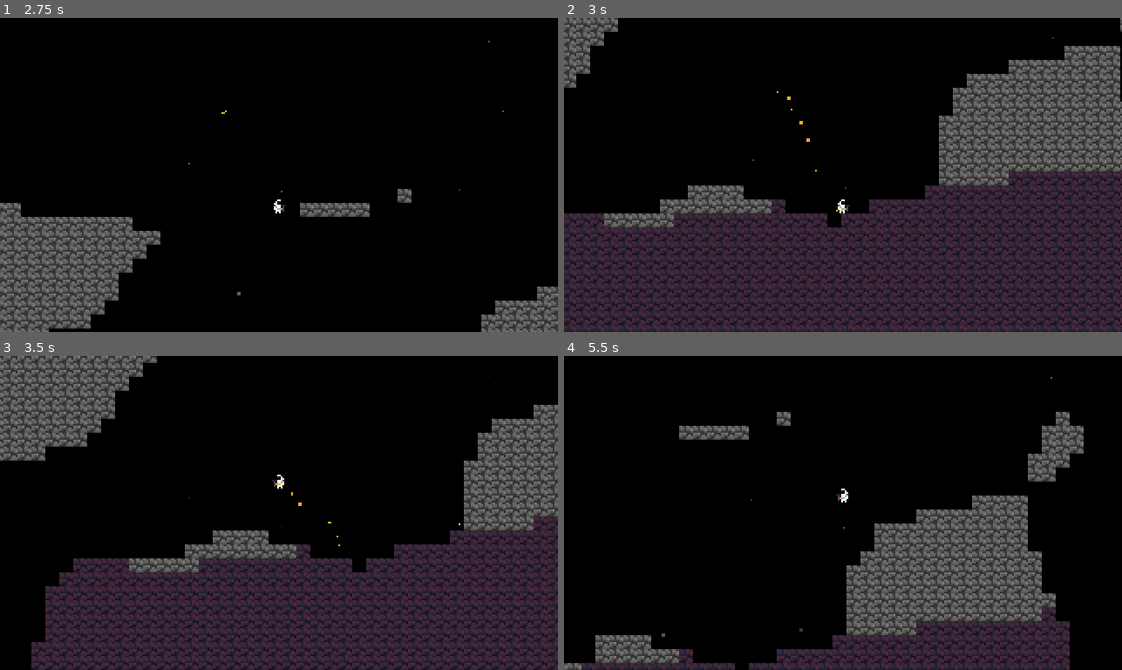
Above: before the commit, frames 1-4 (two rows, left to right).
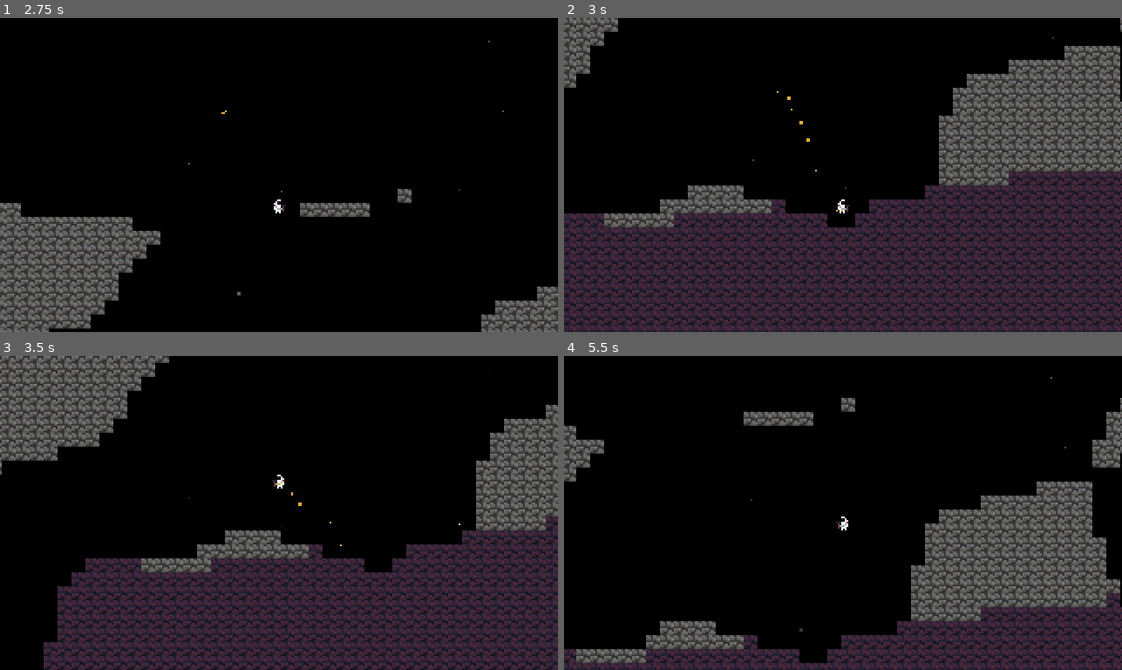
Above: after the commit, the same moments.

Repository: Larrycoder12/THM_Prod
Game: Godot game, scene res://scenes/main_menu.tscn
The game is run twice, just before and just after one commit, with the same random seed, the same clock (stepped at 60 frames per second) and the same inputs.
Inputs (mouse positions are in pixels of both pictures, inside the frame that each line leads up to):
- Up to frame 1 (2.75 s): click (279, 131) at 0.5 s; tap Enter at 1.25 s; hold W (up) 1.28-2.03 s; hold Right (right) from 1.28 s (still down); tap Space (dash) at 2.1 s; tap W (up) at 2.27, 2.3, 2.57 s
- Up to frame 2 (3 s): release Right (right) at 2.78 s; hold A (left) from 2.78 s (still down); hold W (up) from 2.78 s (still down)
- Up to frame 3 (3.5 s): keep holding A (left); keep holding W (up)
- Up to frame 4 (5.5 s): release A (left) at 3.53 s; release W (up) at 3.53 s; hold Right (right) 3.53-5.03 s; tap Space (dash) at 3.6, 5.1 s; tap W (up) at 3.77, 3.8, 4.07, 5.27, 5.3 s; hold W (up) 4.28-5.03 s; hold A (left) from 5.03 s (still down)

Frame 1 is identical in both runs. In frame 2, 0.1% of the frame differs, in the area x 49-53%, y 62-67%; in frame 3, 16%; in frame 4, 25%, in the area x 0-100%, y 13-100%.

Commit message:
Created a graph system for mooncoin price

Diff:
--- a/scenes/player.tscn
+++ b/scenes/player.tscn
@@ -9,13 +9,14 @@
 height = 6.0
 
 [node name="Player" type="CharacterBody2D" unique_id=1009281542]
+position = Vector2(1, 0)
 script = ExtResource("1_3vyb7")
 
 [node name="Sprite2D" type="Sprite2D" parent="." unique_id=2132758109]
 texture = ExtResource("2_g2els")
 
 [node name="CollisionShape2D" type="CollisionShape2D" parent="." unique_id=259260269]
-position = Vector2(-1, 1)
+position = Vector2(0, 1)
 shape = SubResource("CapsuleShape2D_qhqgy")
 
 [node name="Camera2D" type="Camera2D" parent="." unique_id=966553553]
--- /dev/null
+++ b/scenes/sell_graph.tscn
@@ -0,0 +1,28 @@
+[gd_scene format=3 uid="uid://dkm4sud7pw8px"]
+
+[ext_resource type="Script" uid="uid://cbw1n3djcleha" path="res://scripts/sell_graph.gd" id="1_k1f6m"]
+
+[sub_resource type="ImageTexture" id="ImageTexture_6srsf"]
+
+[node name="Sell_graph" type="Control" unique_id=1532483878]
+layout_mode = 3
+anchors_preset = 15
+anchor_right = 1.0
+anchor_bottom = 1.0
+grow_horizontal = 2
+grow_vertical = 2
+script = ExtResource("1_k1f6m")
+
+[node name="VBoxContainer" type="VBoxContainer" parent="." unique_id=378356557]
+layout_mode = 1
+anchors_preset = -1
+anchor_right = 0.125
+anchor_bottom = 0.22200002
+offset_right = 88.0
+offset_bottom = 88.03999
+
+[node name="TextureRect" type="TextureRect" parent="VBoxContainer" unique_id=1978081090]
+texture_filter = 1
+layout_mode = 2
+texture = SubResource("ImageTexture_6srsf")
+expand_mode = 4
--- a/scenes/selling_minigame.tscn
+++ b/scenes/selling_minigame.tscn
@@ -1,4 +1,3 @@
 [gd_scene format=3 uid="uid://b37gs8mlc3yn8"]
 
-[node name="Node2D" type="Node2D" unique_id=302576955]
-position = Vector2(-1, 0)
+[node name="selling_minigame" type="Node2D" unique_id=1027780670]
--- /dev/null
+++ b/scripts/sell_graph.gd
@@ -0,0 +1,126 @@
+extends Control
+
+const W := 32
+const H := 32
+
+@onready var graph_rect: TextureRect = $VBoxContainer/TextureRect
+
+var img: Image
+var tex: ImageTexture
+
+var rng = RandomNumberGenerator.new()
+
+# Called when the node enters the scene tree for the first time.
+
+func reveal_columns():
+	var prices = generate_prices_mooncoin(12)
+	var matrix = make_zero_matrix()
+
+	var prev = prices[0]
+	for i in range(W):
+		var col = generate_column(prices[i], prev)
+		matrix[i] = col
+
+		set_from_matrix(matrix)
+
+		prev = prices[i]
+		await get_tree().create_timer(0.5).timeout
+
+func _ready() -> void:
+	img = Image.create(W, H, false, Image.FORMAT_RGBA8)
+	img.fill(Color(0, 0, 0))
+
+	tex = ImageTexture.create_from_image(img)
+
+
+
+	graph_rect.texture = tex
+
+	await reveal_columns()
+
+	#var prices = generate_prices(4)
+	#var matrix = generate_matrix(prices)
+	#set_from_matrix(matrix)
+
+
+func set_from_matrix(matrix: Array):
+	img.fill(Color(0, 0, 0))
+
+	# the matrix is read sideways because it's built columns at a time
+	for i in range(H):
+		var col = matrix[i]
+		for j in range(W):
+			var r := float(col[j][0])
+			var g := float(col[j][1])
+			var b := float(col[j][2])
+
+			#r = clamp(r, 0.0, 1.0)
+			var c := Color(r, g, b, 1.0)
+
+			img.set_pixel(i, W - 1- j, c)
+
+	tex.update(img)
+
+func generate_prices_mooncoin(init_price) -> Array:
+	var prices: Array = []
+	var fluct = rng.randi_range(1, 3)
+
+	prices.append(init_price)
+
+	var prev_price = init_price
+	for i in range(W - 1):
+		prices.append(clamp(prev_price + fluct, 1, H))
+		fluct += rng.randi_range(-sqrt(i), sqrt(i + 1))
+
+	return prices
+
+func generate_matrix(prices) -> Array:
+	var matrix: Array = []
+	var prev = prices[0]
+	for i in range(H):
+		var col = generate_column(prices[i], prev)
+		matrix.append(col)
+
+		prev = prices[i]
+	#matrix.resize(H)
+#
+	## Create H rows, each with W zeros
+	#for i in range(H):
+		#var row: Array = []
+		#row.resize(W)
+		#row.fill(0)
+		#matrix[i] = row
+#
+	## Place one dot per column
+	#for i in range(W):
+		#var j = H - (prices[i])
+		#matrix[j][i] = 1
+
+	return matrix
+
+func generate_column(price, prev) -> Array:
+	var col: Array = []
+	for i in range(H):
+		if (prev - 1 < i and i <= price - 1):
+			col.append([0, 1, 0])
+		elif (price - 1 <= i and i < prev - 1):
+			col.append([1, 0, 0])
+		elif i == price - 1:
+			col.append([0.5, 0.5, 0.5])
+		else:
+			col.append([0, 0, 0])
+	return col # it's a column, not a row. The matrix is read sideways
+
+func make_zero_matrix() -> Array:
+	var m: Array = []
+	m.resize(H)
+	for y in range(H):
+		var row: Array = []
+		for x in range(W):
+			row.append([0, 0, 0])
+		m[y] = row
+	return m
+
+# Called every frame. 'delta' is the elapsed time since the previous frame.
+func _process(delta: float) -> void:
+	pass
--- /dev/null
+++ b/texture_rect.gd
@@ -0,0 +1,17 @@
+extends TextureRect
+
+var h = 32
+var w = 32
+var matrix = []
+
+var zrow: Array = []
+zrow.resize(w)
+
+# Called when the node enters the scene tree for the first time.
+func _ready() -> void:
+	pass # Replace with function body.
+
+
+# Called every frame. 'delta' is the elapsed time since the previous frame.
+func _process(delta: float) -> void:
+	pass
Not shown, added: scripts/sell_graph.gd.uid
Not shown, added: texture_rect.gd.uid
Not shown, added: scenes/sell_graph.tscn5790867304.tmp
Not shown, added: scenes/sell_graph.tscn8562086591.tmp
